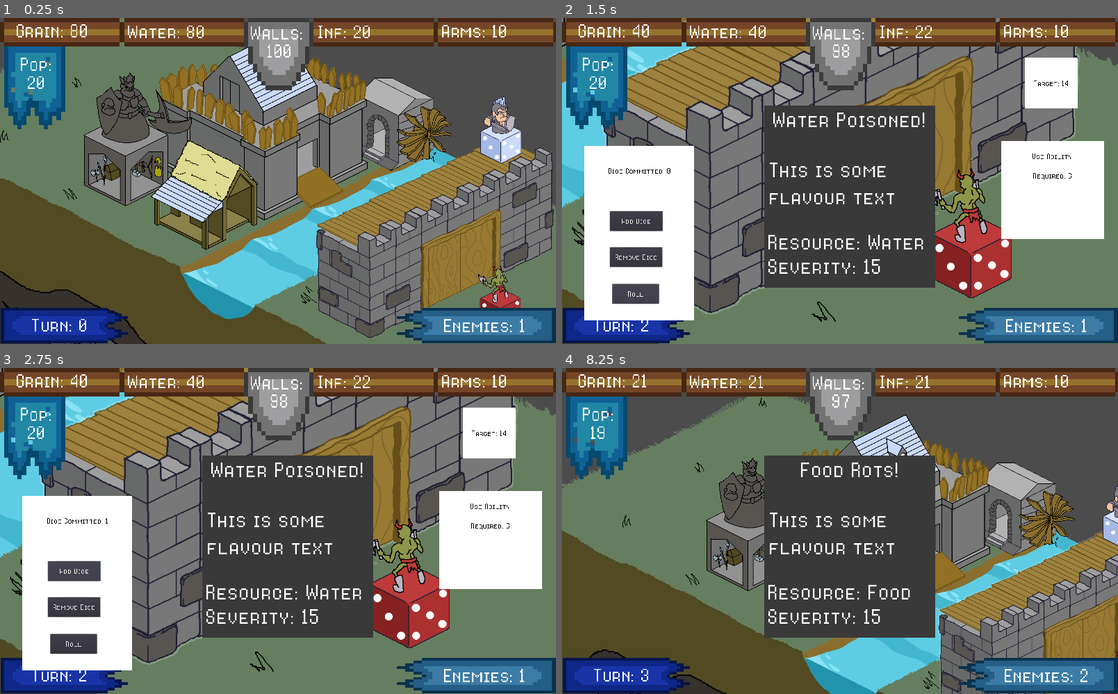
Above: before the commit, frames 1-4 (two rows, left to right).
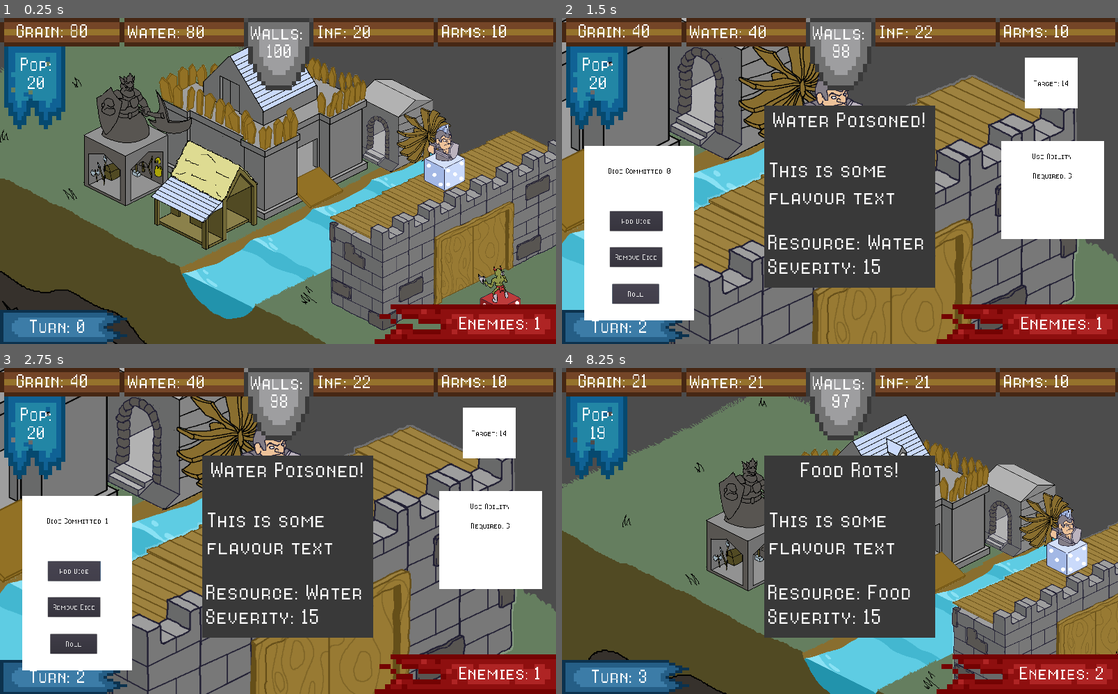
Above: after the commit, the same moments.

Repository: CapsCollective/rng-stronghold
Game: Godot game, scene res://scenes/main.tscn
Two runs of this game, one before a commit and one after it. Both use one fixed random seed, a clock stepped at 60 frames per second and the inputs below.
Inputs (mouse positions are in pixels of both pictures, inside the frame that each line leads up to):
- Up to frame 1 (0.25 s): no input
- Up to frame 2 (1.5 s): tap Enter (ui_accept) at 0.5, 0.77 s; move the mouse to (1006, 171) at 0.52 s; press the mouse at (1006, 171) at 0.53 s; release the mouse at (1006, 171) at 1.25 s; click "Roll" at 1.25 s
- Up to frame 3 (2.75 s): click "Add Dice" at 2 s
- Up to frame 4 (8.25 s): click "Remove Dice" at 2.75 s; click "Roll" at 3.5 s; click "Add Dice" at 4.25 s; click "Remove Dice" at 5 s; click "Roll" at 5.75 s; click "Add Dice" at 6.5 s; click "Remove Dice" at 7.25 s; tap Enter (ui_accept) at 8 s; move the mouse to (840, 531) at 8.02 s; right-click (840, 531) at 8.1 s; click (840, 531) at 8.17 s

The runs differ from the first frame. In frame 1, 16% of the frame differs, in the area x 0-100%, y 18-100%; in frame 2, 46%, in the area x 0-100%, y 0-100%; in frame 3, 46%; in frame 4, 12%.

Commit message:
Fixed Aryeh's UI blunder

Diff:
--- a/scenes/buildings.tscn
+++ b/scenes/buildings.tscn
@@ -66,16 +66,16 @@
 texture = ExtResource( 11 )
 
 [node name="Water" type="Area2D" parent="."]
-position = Vector2( 719.951, 248.194 )
+position = Vector2( 636.947, 171.152 )
 script = ExtResource( 7 )
 
 [node name="Sprite" type="Sprite" parent="Water"]
 material = SubResource( 1 )
-position = Vector2( -82.9198, -79.6501 )
 scale = Vector2( 0.4, 0.4 )
 texture = ExtResource( 4 )
 
 [node name="CollisionPolygon2D" type="CollisionPolygon2D" parent="Water"]
+position = Vector2( 82.0867, 77.0423 )
 polygon = PoolVector2Array( -130.645, -168.538, -98.0851, -168.996, -24.7115, -132.309, -23.3358, -114.883, -1.32367, - …(245 unchanged characters)…
 
 [node name="Keep" type="Area2D" parent="."]
@@ -115,15 +115,22 @@
 polygon = PoolVector2Array( -92.2173, 53.7947, -92.1086, 6.63907, -98.4106, 3.05351, -62.5549, -35.1925, -62.7722, -39. …(335 unchanged characters)…
 
 [node name="Wall" type="Area2D" parent="."]
-position = Vector2( 698.328, 435.197 )
+position = Vector2( 722.174, 271.023 )
 script = ExtResource( 7 )
 
 [node name="Sprite" type="Sprite" parent="Wall"]
 material = SubResource( 5 )
+position = Vector2( 0, 150 )
 scale = Vector2( 0.5, 0.5 )
 texture = ExtResource( 5 )
 
+[node name="Sprite2" type="Sprite" parent="Wall"]
+position = Vector2( -4.82092, -46.429 )
+scale = Vector2( 0.4, 0.4 )
+texture = ExtResource( 10 )
+
 [node name="CollisionPolygon2D" type="CollisionPolygon2D" parent="Wall"]
+position = Vector2( -0.00012207, 150.416 )
 polygon = PoolVector2Array( -225.882, -90.0397, -221.901, 77.1445, -121.889, 129.389, 222.928, -38.2922, 223.923, -223.887, 123.414, -251.253 )
 
 [node name="Battlefield" type="Area2D" parent="."]
@@ -137,8 +144,3 @@
 
 [node name="CollisionShape2D" type="CollisionShape2D" parent="Battlefield"]
 shape = SubResource( 7 )
-
-[node name="Sprite" type="Sprite" parent="."]
-position = Vector2( 820.994, 174.15 )
-scale = Vector2( 0.4, 0.4 )
-texture = ExtResource( 10 )
--- a/scenes/resource_bar.tscn
+++ b/scenes/resource_bar.tscn
@@ -1,8 +1,9 @@
-[gd_scene load_steps=5 format=2]
+[gd_scene load_steps=6 format=2]
 
 [ext_resource path="res://res/8bitOperatorPlusSC-Regular.ttf" type="DynamicFontData" id=1]
 [ext_resource path="res://res/RNG-FortressBanner.png" type="Texture" id=2]
 [ext_resource path="res://res/Turn Banner.png" type="Texture" id=3]
+[ext_resource path="res://res/EnemyBanner.png" type="Texture" id=4]
 
 [sub_resource type="DynamicFont" id=1]
 size = 48
@@ -23,22 +24,22 @@
 texture = ExtResource( 2 )
 
 [node name="Turn Banner" type="Sprite" parent="."]
-position = Vector2( 877.195, 566.26 )
-scale = Vector2( 3.86046, 2.47745 )
-texture = ExtResource( 3 )
-flip_h = true
+position = Vector2( 856.868, 563.421 )
+scale = Vector2( 5.07831, 4.58136 )
+texture = ExtResource( 4 )
 
 [node name="Turn Banner2" type="Sprite" parent="."]
-self_modulate = Color( 0.396078, 0.419608, 1, 1 )
-position = Vector2( 118.758, 566.26 )
+position = Vector2( 116.758, 569.26 )
 scale = Vector2( 3.08309, 2.47745 )
 texture = ExtResource( 3 )
 
 [node name="TurnLabel" type="Label" parent="."]
-margin_left = 35.0
-margin_top = 544.0
-margin_right = 274.0
-margin_bottom = 615.0
+anchor_left = 0.000671536
+anchor_right = 0.000671536
+margin_left = 30.0
+margin_top = 546.0
+margin_right = 269.0
+margin_bottom = 617.0
 rect_scale = Vector2( 0.617864, 0.617864 )
 custom_fonts/font = SubResource( 1 )
 text = "Turn: "
@@ -68,14 +69,14 @@
 }
 
 [node name="EnemiesLabel" type="Label" parent="."]
-anchor_left = -0.000671566
+anchor_left = -0.000671506
 anchor_top = 0.026422
 anchor_right = -0.000671566
 anchor_bottom = 0.026422
-margin_left = 791.687
-margin_top = 542.939
-margin_right = 1115.69
-margin_bottom = 614.939
+margin_left = 825.687
+margin_top = 537.939
+margin_right = 1131.69
+margin_bottom = 609.939
 rect_scale = Vector2( 0.617864, 0.617864 )
 custom_fonts/font = SubResource( 1 )
 text = "Enemies: "
